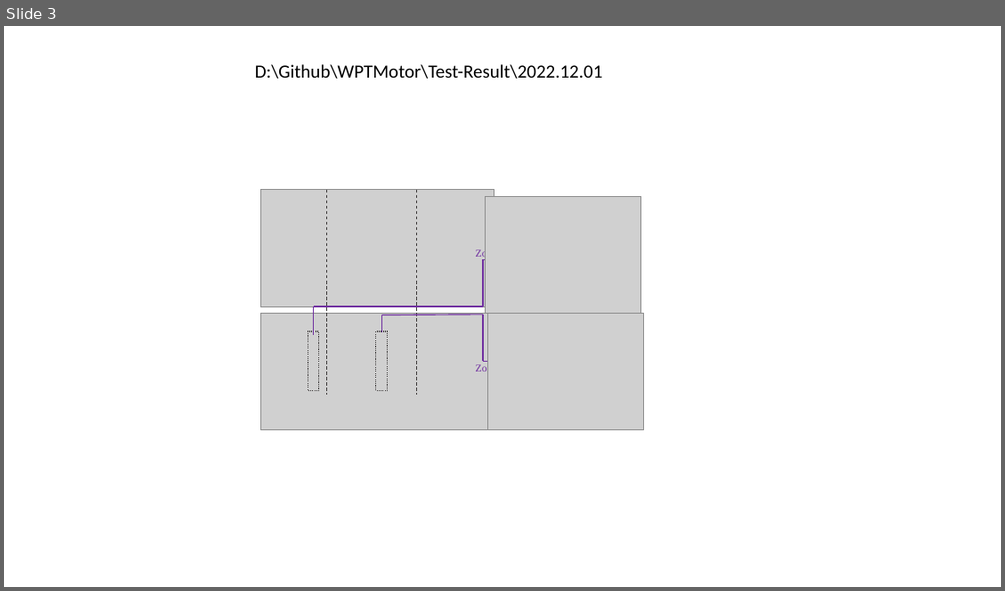
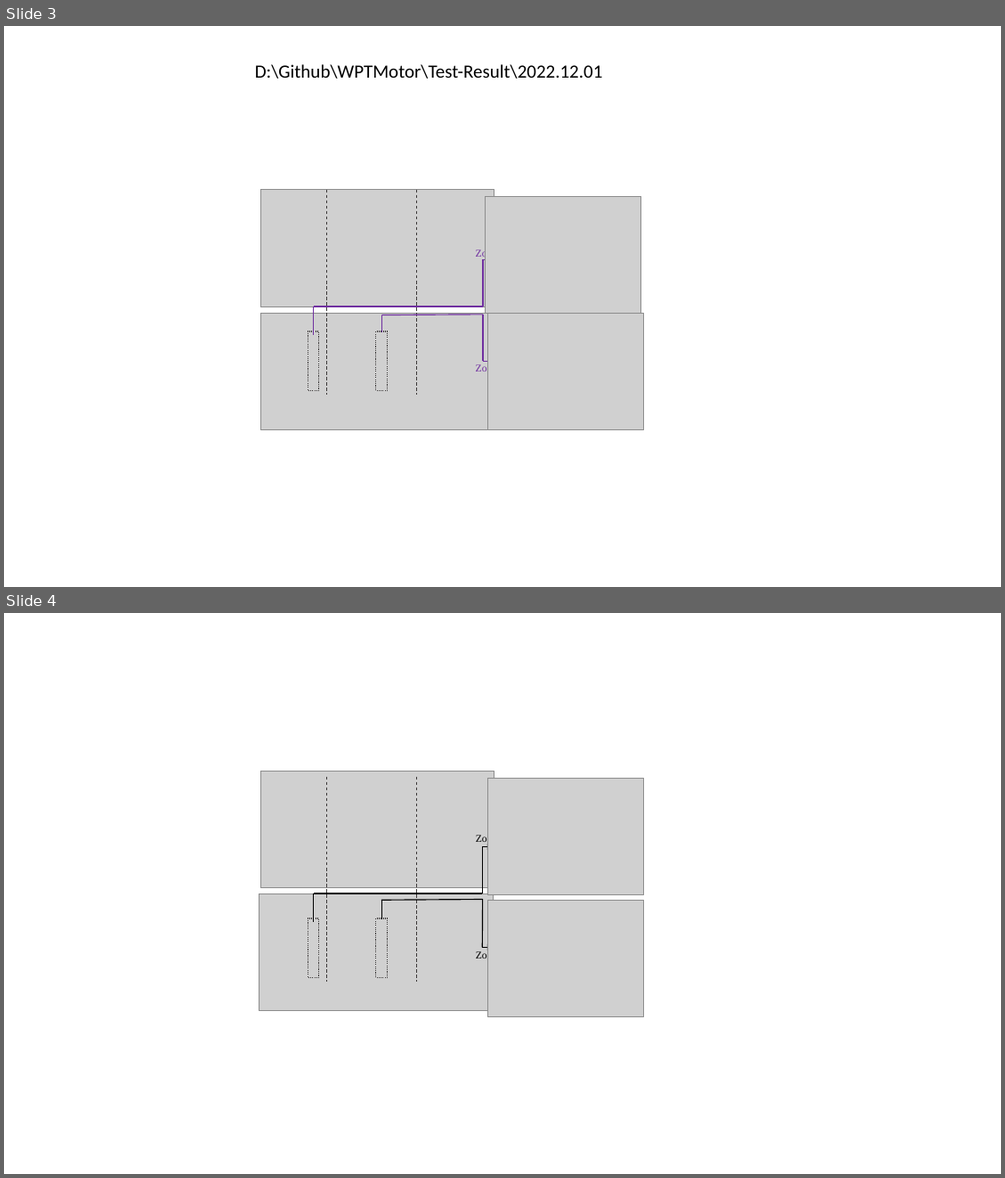
Before and after one commit to EnesAyaz/WPTMotor, a slide deck: Test-Result/2022.12.01/New Microsoft PowerPoint Presentation.pptx. Shown one above the other, each under a label of ours: slide 3 before the commit, slides 3 and 4 after it. The pictures are 1005x591 and 1005x1178 pixels, drawn with LibreOffice and Linux fonts; fonts in the diff are those of the drawing; grey boxes stand for pictures; background and template pictures are left out. Boxes give left, top, right and bottom in pixels: in the first picture for what was removed or moved away, otherwise in the second. Text is boxed around its words. In the diff, an @@ line names an element or a change of style, - is before the commit and + after.

```diff
--- a/Test-Result/2022.12.01/New Microsoft PowerPoint Presentation.pptx
+++ b/Test-Result/2022.12.01/New Microsoft PowerPoint Presentation.pptx
@@ slide 4 added at (4,613,1001,1174), background #FFFFFF @@
@@ picture added at (260,771,494,887) @@
@@ line added from (327, 777) to (327, 981), #3B3838 0.75 pt dashed @@
@@ line added from (417, 777) to (417, 981), #3B3838 0.75 pt dashed @@
@@ picture added at (488,779,643,895) @@
@@ text added at (476,834,501,844), 10 pt, text #000000 @@
+Zoom
@@ arrow added from (483, 847) to (494, 847), #000000 1 pt @@
@@ line added from (483, 893) to (483, 847), #000000 1 pt @@
@@ picture added at (259,893,493,1010) @@
@@ line added from (314, 893) to (314, 922), #000000 1 pt @@
@@ line added from (314, 893) to (483, 893), #000000 1 pt @@
@@ line added from (381, 900) to (381, 919), #000000 1 pt @@
@@ line added from (381, 900) to (483, 900), #000000 1 pt @@
@@ line added from (483, 948) to (483, 899), #000000 1 pt @@
@@ picture added at (488,900,643,1016) @@
@@ rectangle added at (307,918,318,977), outline #3B3838 1 pt dashed @@
@@ rectangle added at (376,918,388,977), outline #3B3838 1 pt dashed @@
@@ text added at (476,950,501,961), 10 pt, text #000000 @@
+Zoom
@@ arrow added from (483, 948) to (494, 948), #000000 1 pt @@
```
Also in this commit, not shown: 1 slide changed, 8 other slides added, 1 slide removed, 2 other files.
